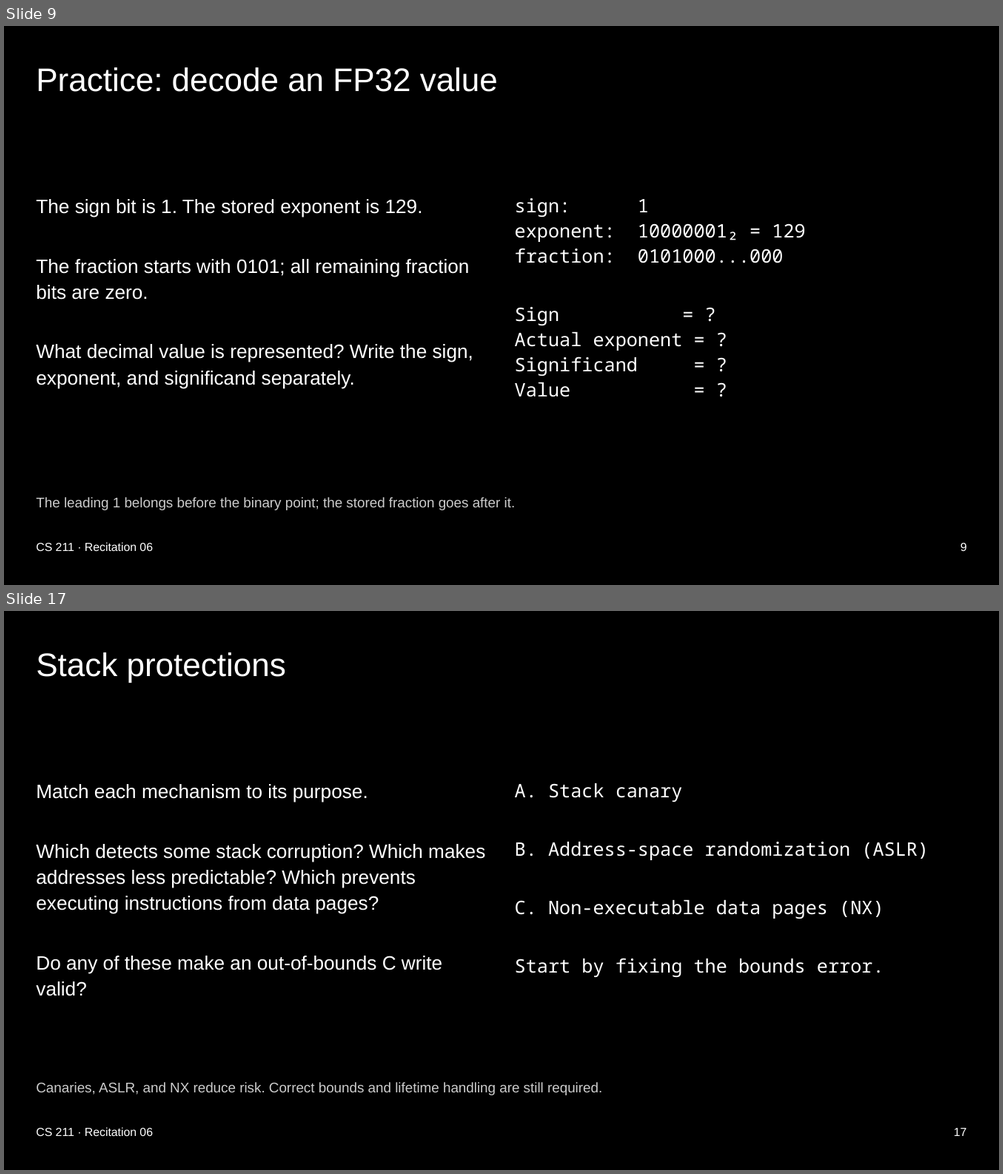
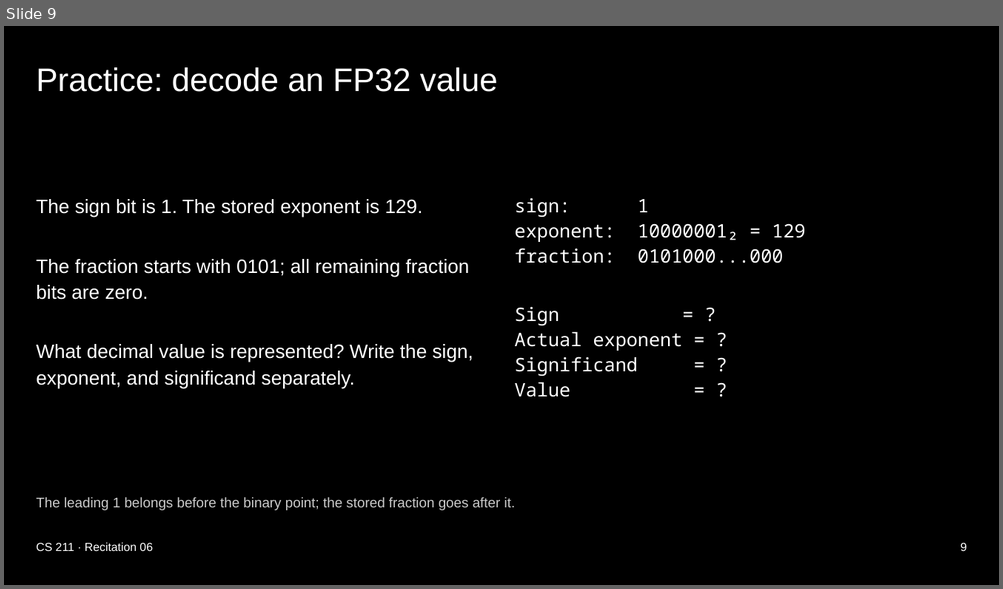
Before and after one commit to xsebby/portfolio, a slide deck: public/presentations/CS211_Recitation_6.pptx. Shown one above the other, each under a label of ours: slides 9 and 17 before the commit, slide 9 after it; the slides between them are not shown. The pictures are 1003x1174 and 1003x589 pixels, drawn with LibreOffice and Linux fonts; fonts in the diff are those of the drawing. Boxes give left, top, right and bottom in pixels: in the first picture for what was removed or moved away, otherwise in the second. Text is boxed around its words. In the diff, an @@ line names an element or a change of style, - is before the commit and + after.

```diff
--- a/public/presentations/CS211_Recitation_6.pptx
+++ b/public/presentations/CS211_Recitation_6.pptx
@@ slide 17 removed at (4,611,999,1170), background #000000 @@
@@ title removed at (36,652,286,682) @@
-Stack protections
@@ text removed at (36,784,485,997) @@
-Match each mechanism to its purpose.
-Which detects some stack corruption? Which makes addresses less predictable? Which prevents executing instructions from data pages?
-Do any of these make an out-of-bounds C write valid?
@@ text removed at (515,783,928,919) @@
-A. Stack canary
-B. Address-space randomization (ASLR)
-C. Non-executable data pages (NX)
-Start by fixing the bounds error.
@@ text removed at (36,1082,602,1096) @@
-Canaries, ASLR, and NX reduce risk. Correct bounds and lifetime handling are still required.
@@ text removed at (36,1128,153,1136) @@
-CS 211 · Recitation 06
@@ text removed at (953,1128,967,1136) @@
-17
```
Also in this commit, not shown: 3 slides changed, 5 other slides removed, 3 other files.
